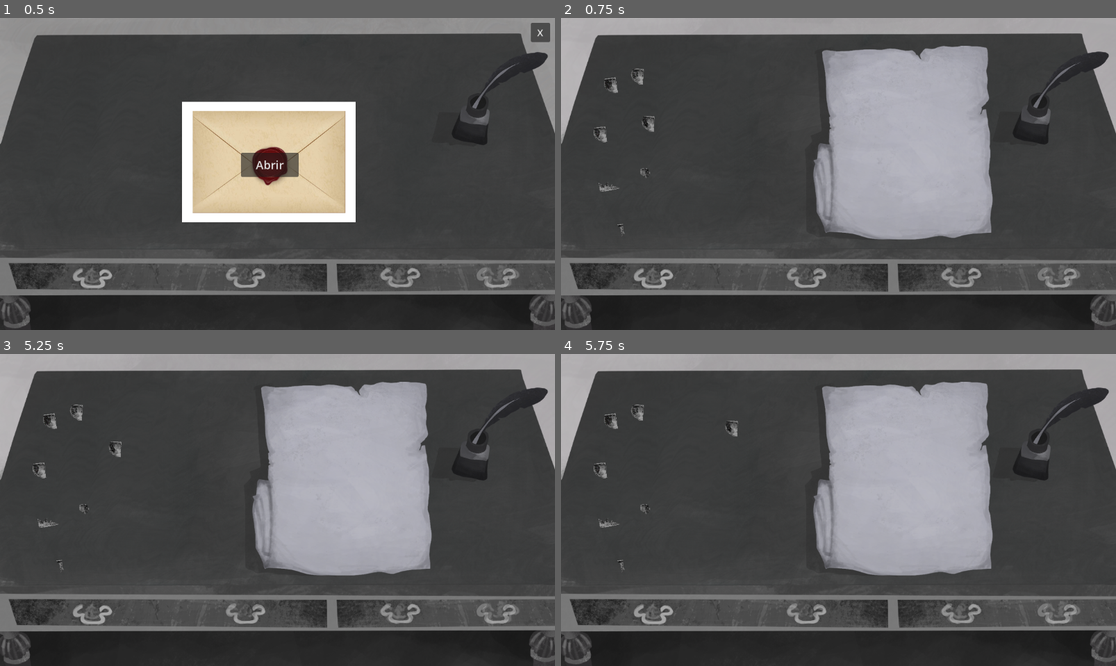
Above: before the commit, frames 1-4 (two rows, left to right).
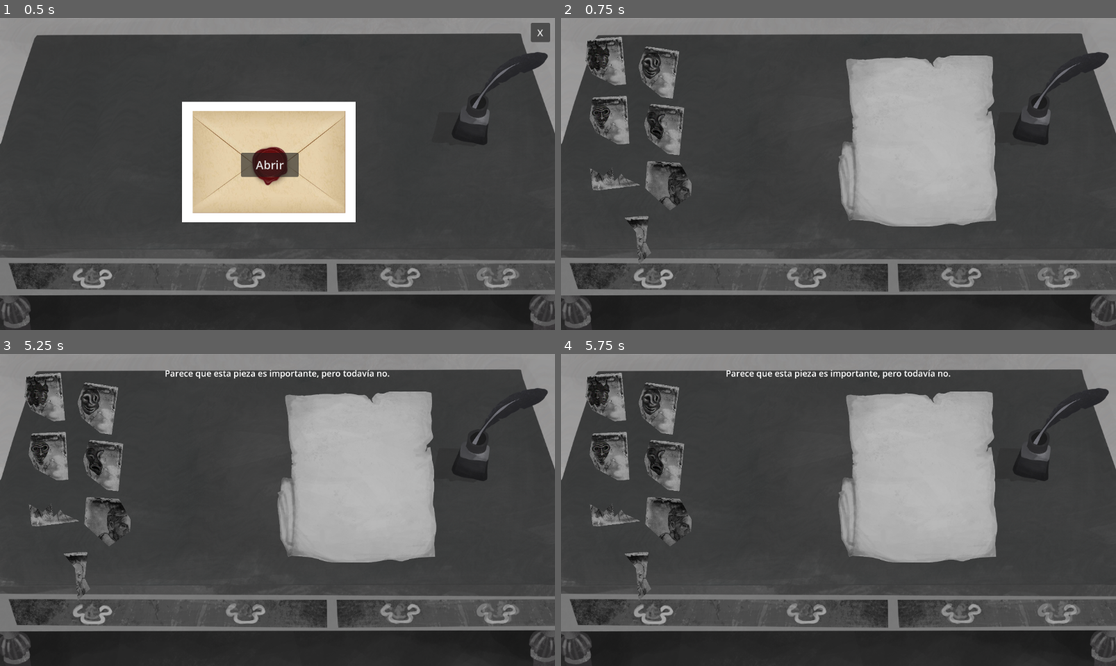
Above: after the commit, the same moments.

Repository: shiarauzo/Lima-game-jam-2026
Game: Godot game, scene res://scenes/main_menu.tscn
Two runs of this game, one before a commit and one after it. Both use one fixed random seed, a clock stepped at 60 frames per second and the inputs below.
Inputs (mouse positions are in pixels of both pictures, inside the frame that each line leads up to):
- Up to frame 1 (0.5 s): no input
- Up to frame 2 (0.75 s): click "Abrir" at 0.5 s
- Up to frame 3 (5.25 s): tap Enter at 1.25, 2.75, 4.25 s; move the mouse to (399, 494) at 1.27 s; click (399, 494) at 1.42 s; tap Space at 2, 3.5, 5 s; drag from (166, 525) to (249, 572) at 2.02 s; move the mouse to (333, 441) at 2.77 s; click (333, 441) at 2.92 s; drag from (249, 572) to (111, 463) at 3.52 s; move the mouse to (444, 556) at 4.27 s; click (444, 556) at 4.42 s; drag from (111, 463) to (194, 432) at 5.02 s
- Up to frame 4 (5.75 s): no input

Frame 1 is identical in both runs. In frame 2, 14% of the frame differs, in the area x 0-100%, y 0-79%; in frame 3, 14%; in frame 4, 14%.

Commit message:
añadir rebote cuando se junta el puzzle

Diff:
--- a/scenes/secondlevel.gd
+++ b/scenes/secondlevel.gd
@@ -2,10 +2,41 @@
 
 var dragging: TextureRect = null
 var drag_offset: Vector2 = Vector2.ZERO
+var original_positions: Dictionary = {}
+
+# Piezas inactivas que muestran mensaje
+var inactive_pieces = ["Retazo1B", "Retazo1C", "Retazo1D"]
+
+# Conexiones válidas: pieza -> {dirección: pieza_que_conecta}
+# right = la otra pieza va a la derecha
+# left = la otra pieza va a la izquierda
+# bottom = la otra pieza va abajo
+var valid_connections = {
+	"Retazo3": {"right": "Retazo4"},
+	"Retazo4": {"left": "Retazo3", "right": "Retazo1A"},
+	"Retazo1A": {"left": "Retazo4"},
+	"Retazo2": {"top_of": ["Retazo3", "Retazo4", "Retazo1A"]}
+}
+
+# Grupos de piezas conectadas
+var connected_groups: Array = []
+
+# Distancia para hacer snap
+var snap_distance: float = 50.0
+
+# Tamaño de las piezas
+var piece_size: float = 100.0
+
+@onready var message_label: Label = $MessageLabel
 
 func _ready() -> void:
+	# Guardar posiciones originales y configurar mouse filter
 	for piece in $PuzzlePieces.get_children():
 		piece.mouse_filter = Control.MOUSE_FILTER_STOP
+		original_positions[piece.name] = piece.position
+
+	# Ocultar mensaje al inicio
+	message_label.text = ""
 
 func _input(event: InputEvent) -> void:
 	if event is InputEventMouseButton:
@@ -15,17 +46,154 @@
 			else:
 				_stop_drag()
 	elif event is InputEventMouseMotion and dragging:
-		dragging.position = event.position - drag_offset
+		var delta = event.position - drag_offset - dragging.position
+		_move_piece_with_group(dragging, delta)
+		drag_offset = event.position - dragging.position
 
 func _start_drag(mouse_pos: Vector2) -> void:
 	var pieces = $PuzzlePieces.get_children()
 	pieces.reverse()
 	for piece in pieces:
 		if piece.get_global_rect().has_point(mouse_pos):
+			# Verificar si es una pieza inactiva
+			if piece.name in inactive_pieces:
+				_show_message("Parece que esta pieza es importante, pero todavía no.")
+				return
+
 			dragging = piece
 			drag_offset = mouse_pos - piece.position
 			$PuzzlePieces.move_child(piece, -1)
+			_hide_message()
 			break
 
 func _stop_drag() -> void:
+	if dragging == null:
+		return
+
+	var snapped = _try_snap(dragging)
+
+	if not snapped:
+		# Verificar si está cerca de alguna pieza pero no es conexión válida
+		var nearby_piece = _get_nearby_piece(dragging)
+		if nearby_piece != null:
+			# Hay una pieza cerca pero no es válida, volver a posición original
+			_return_to_original(dragging)
+
 	dragging = null
+
+func _try_snap(piece: TextureRect) -> bool:
+	var piece_name = piece.name
+
+	if piece_name not in valid_connections:
+		return false
+
+	var connections = valid_connections[piece_name]
+
+	for direction in connections:
+		var target_names = connections[direction]
+		if target_names is String:
+			target_names = [target_names]
+
+		for target_name in target_names:
+			var target = $PuzzlePieces.get_node_or_null(target_name)
+			if target == null:
+				continue
+
+			var distance = piece.position.distance_to(target.position)
+
+			# Calcular posición esperada según la dirección
+			var expected_pos = _get_expected_position(piece, target, direction)
+			var actual_distance = piece.position.distance_to(expected_pos)
+
+			if actual_distance < snap_distance:
+				# Hacer snap
+				piece.position = expected_pos
+				piece.rotation = 0
+				target.rotation = 0
+				_add_to_group(piece, target)
+				return true
+
+	return false
+
+func _get_expected_position(piece: TextureRect, target: TextureRect, direction: String) -> Vector2:
+	match direction:
+		"right":
+			# piece va a la izquierda de target
+			return Vector2(target.position.x - piece_size, target.position.y)
+		"left":
+			# piece va a la derecha de target
+			return Vector2(target.position.x + piece_size, target.position.y)
+		"top_of":
+			# piece va debajo de target
+			return Vector2(target.position.x, target.position.y + piece_size)
+		_:
+			return piece.position
+
+func _get_nearby_piece(piece: TextureRect) -> TextureRect:
+	for other in $PuzzlePieces.get_children():
+		if other == piece:
+			continue
+		if other.name in inactive_pieces:
+			continue
+
+		var distance = piece.position.distance_to(other.position)
+		if distance < snap_distance * 1.5:
+			return other
+
+	return null
+
+func _return_to_original(piece: TextureRect) -> void:
+	var group = _get_group_for_piece(piece)
+	if group != null:
+		# Mover todo el grupo a sus posiciones originales
+		for p in group:
+			if p.name in original_positions:
+				p.position = original_positions[p.name]
+	else:
+		if piece.name in original_positions:
+			piece.position = original_positions[piece.name]
+
+func _add_to_group(piece1: TextureRect, piece2: TextureRect) -> void:
+	var group1 = _get_group_for_piece(piece1)
+	var group2 = _get_group_for_piece(piece2)
+
+	if group1 != null and group2 != null:
+		if group1 != group2:
+			# Fusionar grupos
+			for p in group2:
+				if p not in group1:
+					group1.append(p)
+			connected_groups.erase(group2)
+	elif group1 != null:
+		if piece2 not in group1:
+			group1.append(piece2)
+	elif group2 != null:
+		if piece1 not in group2:
+			group2.append(piece1)
+	else:
+		# Crear nuevo grupo
+		connected_groups.append([piece1, piece2])
+
+func _get_group_for_piece(piece: TextureRect):
+	for group in connected_groups:
+		if piece in group:
+			return group
+	return null
+
+func _move_piece_with_group(piece: TextureRect, delta: Vector2) -> void:
+	var group = _get_group_for_piece(piece)
+	if group != null:
+		for p in group:
+			p.position += delta
+	else:
+		piece.position += delta
+
+func _show_message(msg: String) -> void:
+	message_label.text = msg
+	# Ocultar después de 3 segundos
+	await get_tree().create_timer(3.0).timeout
+	if message_label.text == msg:
+		message_label.text = ""
+
+func _hide_message() -> void:
+	message_label.text = ""
--- a/scenes/secondlevel.tscn
+++ b/scenes/secondlevel.tscn
@@ -1,14 +1,15 @@
-[gd_scene load_steps=10 format=3 uid="uid://c3secondlevel"]
+[gd_scene load_steps=11 format=3 uid="uid://c3secondlevel"]
 
 [ext_resource type="Script" uid="uid://bacykkp6q5ts6" path="res://scenes/secondlevel.gd" id="1_script"]
-[ext_resource type="Texture2D" uid="uid://bqft3t3gtnyj5" path="res://assets/firstscene_fondo.png" id="2_fondo"]
-[ext_resource type="Texture2D" uid="uid://ba0moopqmjf57" path="res://assets/retazo/retazo1A.png" id="3_retazo1a"]
-[ext_resource type="Texture2D" uid="uid://dmj4q3owqxmgj" path="res://assets/retazo/retazo1B.png" id="4_retazo1b"]
-[ext_resource type="Texture2D" uid="uid://cyl8aeduxb5b4" path="res://assets/retazo/retazo1C.png" id="5_retazo1c"]
-[ext_resource type="Texture2D" uid="uid://d5mmuq0cs8ye" path="res://assets/retazo/retazo1D.png" id="6_retazo1d"]
-[ext_resource type="Texture2D" uid="uid://y17cdr28mb43" path="res://assets/retazo/retazo2.png" id="7_retazo2"]
-[ext_resource type="Texture2D" uid="uid://dmsow1571kpav" path="res://assets/retazo/retazo3.png" id="8_retazo3"]
-[ext_resource type="Texture2D" uid="uid://d2gu6qde1aqe8" path="res://assets/retazo/retazo4.png" id="9_retazo4"]
+[ext_resource type="Texture2D" uid="uid://b70nuwexy1pir" path="res://assets/fondo_mainmenu.png" id="2_fondo"]
+[ext_resource type="Texture2D" uid="uid://rivejnqsxhip" path="res://assets/carta/carta11.png" id="3_1wihk"]
+[ext_resource type="Texture2D" uid="uid://6ft3icfpmqws" path="res://assets/retazo/retazo1A.png" id="3_retazo1a"]
+[ext_resource type="Texture2D" uid="uid://b4u34o1gxs5lc" path="res://assets/retazo/retazo1B.png" id="4_retazo1b"]
+[ext_resource type="Texture2D" uid="uid://fud1xl1d6wnu" path="res://assets/retazo/retazo1C.png" id="5_retazo1c"]
+[ext_resource type="Texture2D" uid="uid://c3yj52tqpqaf3" path="res://assets/retazo/retazo1D.png" id="6_retazo1d"]
+[ext_resource type="Texture2D" uid="uid://fmoosb0lvjkp" path="res://assets/retazo/retazo2.png" id="7_retazo2"]
+[ext_resource type="Texture2D" uid="uid://0hllosvn1cia" path="res://assets/retazo/retazo3.png" id="8_retazo3"]
+[ext_resource type="Texture2D" uid="uid://cjhxqhsnsp3u1" path="res://assets/retazo/retazo4.png" id="9_retazo4"]
 
 [node name="SecondLevel" type="Control"]
 layout_mode = 3
@@ -30,20 +31,57 @@
 expand_mode = 1
 stretch_mode = 5
 
+[node name="MessageLabel" type="Label" parent="."]
+layout_mode = 1
+anchors_preset = 5
+anchor_left = 0.5
+anchor_right = 0.5
+offset_left = -300.0
+offset_top = 20.0
+offset_right = 300.0
+offset_bottom = 60.0
+grow_horizontal = 2
+theme_override_colors/font_color = Color(1, 1, 1, 1)
+theme_override_font_sizes/font_size = 18
+horizontal_alignment = 1
+vertical_alignment = 1
+
+[node name="CartaReference" type="TextureRect" parent="."]
+layout_mode = 1
+anchors_preset = 6
+anchor_left = 1.0
+anchor_top = 0.5
+anchor_right = 1.0
+anchor_bottom = 0.5
+offset_left = -850.0
+offset_top = -247.0
+offset_right = -67.0
+offset_bottom = 71.0
+grow_horizontal = 0
+grow_vertical = 2
+scale = Vector2(1.12, 1.12)
+texture = ExtResource("3_1wihk")
+expand_mode = 3
+stretch_mode = 5
+
 [node name="PuzzlePieces" type="Control" parent="."]
 layout_mode = 1
 anchors_preset = 15
 anchor_right = 1.0
 anchor_bottom = 1.0
+offset_left = -13.0
+offset_top = -4.0
+offset_right = -519.0
+offset_bottom = -143.0
 grow_horizontal = 2
 grow_vertical = 2
 
 [node name="Retazo1A" type="TextureRect" parent="PuzzlePieces"]
 layout_mode = 0
 offset_left = 50.0
-offset_top = 80.0
-offset_right = 200.0
-offset_bottom = 230.0
+offset_top = 50.0
+offset_right = 150.0
+offset_bottom = 150.0
 rotation = -0.087
 texture = ExtResource("3_retazo1a")
 expand_mode = 1
@@ -51,10 +89,10 @@
 
 [node name="Retazo1B" type="TextureRect" parent="PuzzlePieces"]
 layout_mode = 0
-offset_left = 120.0
-offset_top = 50.0
+offset_left = 170.0
+offset_top = 60.0
 offset_right = 270.0
-offset_bottom = 200.0
+offset_bottom = 160.0
 rotation = 0.14
 texture = ExtResource("4_retazo1b")
 expand_mode = 1
@@ -62,10 +100,10 @@
 
 [node name="Retazo1C" type="TextureRect" parent="PuzzlePieces"]
 layout_mode = 0
-offset_left = 30.0
-offset_top = 180.0
-offset_right = 180.0
-offset_bottom = 330.0
+offset_left = 60.0
+offset_top = 170.0
+offset_right = 160.0
+offset_bottom = 270.0
 rotation = -0.052
 texture = ExtResource("5_retazo1c")
 expand_mode = 1
@@ -73,10 +111,10 @@
 
 [node name="Retazo1D" type="TextureRect" parent="PuzzlePieces"]
 layout_mode = 0
-offset_left = 140.0
-offset_top = 150.0
-offset_right = 290.0
-offset_bottom = 300.0
+offset_left = 180.0
+offset_top = 180.0
+offset_right = 280.0
+offset_bottom = 280.0
 rotation = 0.105
 texture = ExtResource("6_retazo1d")
 expand_mode = 1
@@ -84,10 +122,10 @@
 
 [node name="Retazo2" type="TextureRect" parent="PuzzlePieces"]
 layout_mode = 0
-offset_left = 60.0
-offset_top = 280.0
-offset_right = 210.0
-offset_bottom = 430.0
+offset_left = 70.0
+offset_top = 290.0
+offset_right = 170.0
+offset_bottom = 390.0
 rotation = -0.122
 texture = ExtResource("7_retazo2")
 expand_mode = 1
@@ -95,10 +133,10 @@
 
 [node name="Retazo3" type="TextureRect" parent="PuzzlePieces"]
 layout_mode = 0
-offset_left = 160.0
-offset_top = 260.0
-offset_right = 310.0
-offset_bottom = 410.0
+offset_left = 190.0
+offset_top = 300.0
+offset_right = 290.0
+offset_bottom = 400.0
 rotation = 0.07
 texture = ExtResource("8_retazo3")
 expand_mode = 1
@@ -106,10 +144,10 @@
 
 [node name="Retazo4" type="TextureRect" parent="PuzzlePieces"]
 layout_mode = 0
-offset_left = 90.0
-offset_top = 380.0
-offset_right = 240.0
-offset_bottom = 530.0
+offset_left = 120.0
+offset_top = 420.0
+offset_right = 220.0
+offset_bottom = 520.0
 rotation = -0.07
 texture = ExtResource("9_retazo4")
 expand_mode = 1
Binary file added: assets/carta/carta11.png
Not shown, added: assets/carta/carta11.png.import
Binary file added: assets/carta/carta22.png
Not shown, added: assets/carta/carta22.png.import
Binary file added: assets/carta/carta33.png
Not shown, added: assets/carta/carta33.png.import
Binary file added: assets/carta/carta44.png
Not shown, added: assets/carta/carta44.png.import
Binary file changed: assets/retazo/retazo1A.png
Binary file changed: assets/retazo/retazo1B.png
Not shown, changed: assets/retazo/retazo1B.png.import
Binary file changed: assets/retazo/retazo1C.png
(and 10 more such lines)
